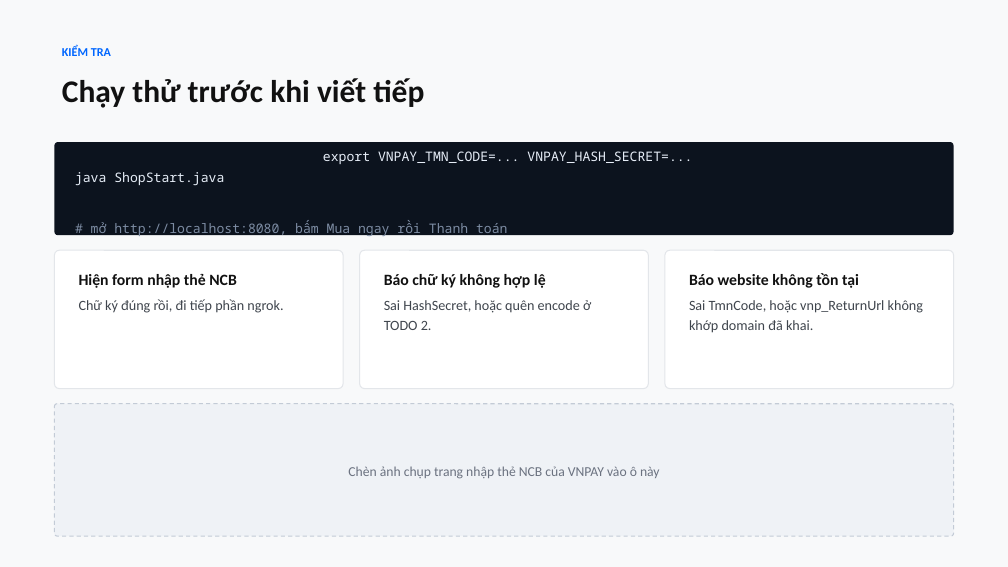
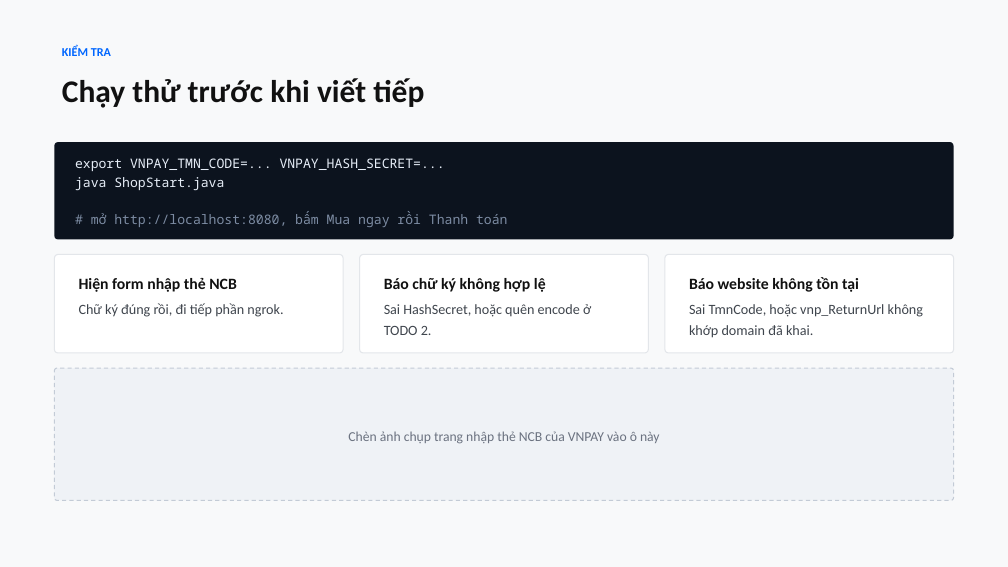
Before and after one commit to conchocon154/vnpay-seminar, a slide deck: slide 10 of VNPAY-seminar.pptx. Drawn at 1008x567 pixels with LibreOffice and Linux fonts; fonts in the diff are those of the drawing. Boxes give left, top, right and bottom in pixels: in the first picture for what was removed or moved away, otherwise in the second. Text is boxed around its words. In the diff, an @@ line names an element or a change of style, - is before the commit and + after.

```diff
--- a/VNPAY-seminar.pptx
+++ b/VNPAY-seminar.pptx
@@ rounded rectangle "export VNPAY_TMN_CODE=... VNPAY_HASH_SECRET=...": place and size @@
-rounded rectangle "export VNPAY_TMN_CODE=... VNPAY_HASH_SECRET=..." at bbox=[54, 142, 954, 235]
+rounded rectangle "export VNPAY_TMN_CODE=... VNPAY_HASH_SECRET=..." at bbox=[54, 142, 954, 240]
@@ rounded rectangle "export VNPAY_TMN_CODE=... VNPAY_HASH_SECRET=..." at bbox=[54, 142, 954, 240]: alignment centre to left; line spacing 1.34 to 17.8pt; vertical alignment middle to top @@
@@ rounded rectangle: place and size @@
-rounded rectangle at bbox=[54, 250, 343, 389]
+rounded rectangle at bbox=[54, 255, 343, 353]
@@ text "Hiện form nhập thẻ NCB": place and size @@
-text "Hiện form nhập thẻ NCB" at bbox=[79, 274, 283, 313]
+text "Hiện form nhập thẻ NCB" at bbox=[79, 278, 283, 317]
@@ rounded rectangle: place and size @@
-rounded rectangle at bbox=[360, 250, 649, 389]
+rounded rectangle at bbox=[360, 255, 649, 353]
@@ text "Báo chữ ký không hợp ...": place and size @@
-text "Báo chữ ký không hợp ..." at bbox=[384, 274, 591, 330]
+text "Báo chữ ký không hợp ..." at bbox=[384, 278, 591, 335]
@@ rounded rectangle: place and size @@
-rounded rectangle at bbox=[665, 250, 954, 389]
+rounded rectangle at bbox=[665, 255, 954, 353]
@@ text "Báo website không tồn tại": place and size @@
-text "Báo website không tồn tại" at bbox=[689, 273, 923, 333]
+text "Báo website không tồn tại" at bbox=[689, 277, 923, 338]
@@ rounded rectangle "Chèn ảnh chụp trang nhập ...": place and size @@
-rounded rectangle "Chèn ảnh chụp trang nhập ..." at bbox=[54, 404, 954, 536]
+rounded rectangle "Chèn ảnh chụp trang nhập ..." at bbox=[54, 368, 954, 501]
```
Also in this commit, not shown: 16 other slides changed, 1 slide added, 1 slide removed, 1 other file.
